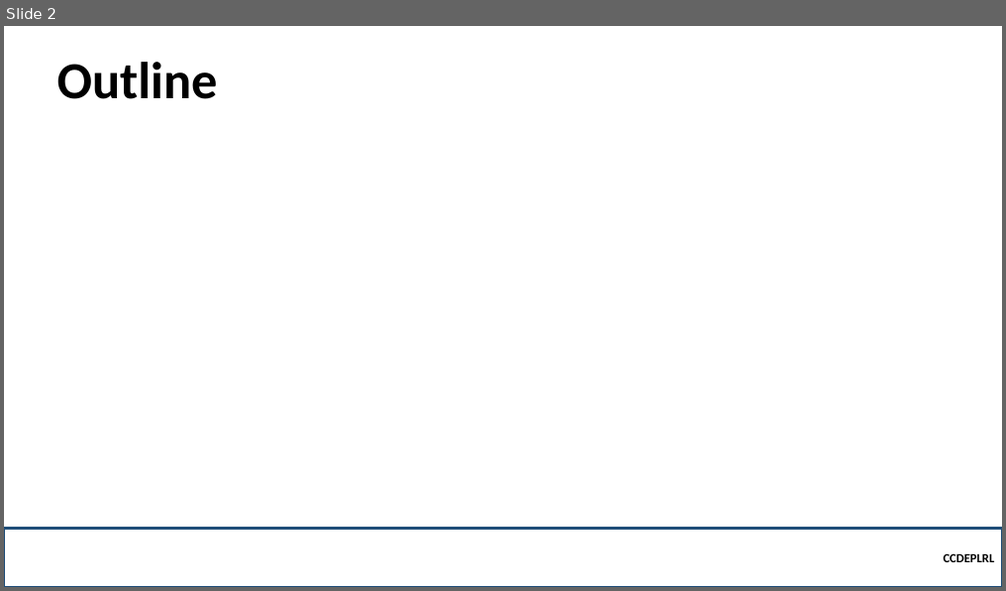
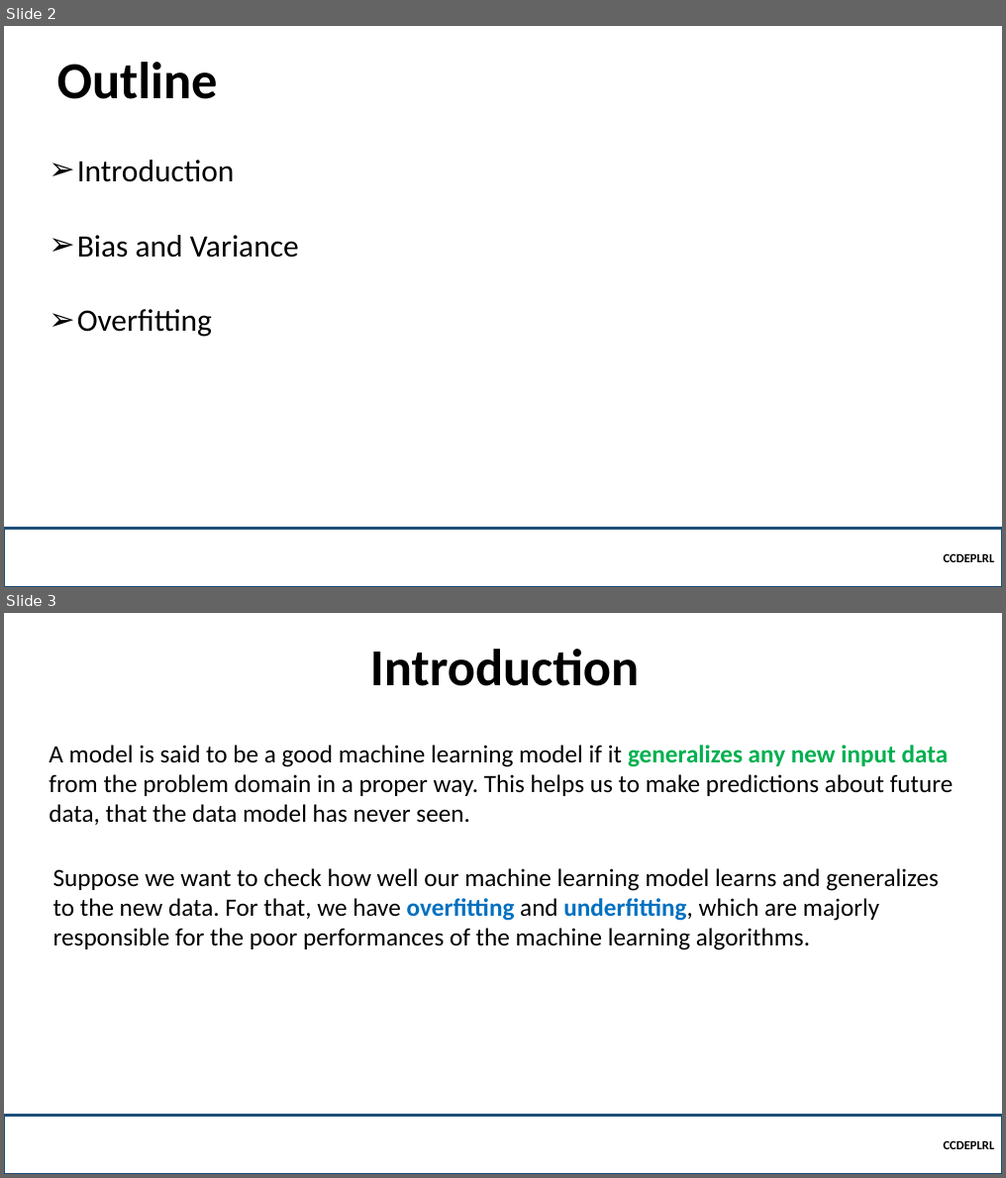
Before and after one commit to robitussin/CCDEPLRL, a slide deck: Week 3 - Neural Networks in Practice/Overfitting.pptx. Shown one above the other, each under a label of ours: slide 2 before the commit, slides 2 and 3 after it. The pictures are 1006x591 and 1006x1178 pixels, drawn with LibreOffice and Linux fonts; fonts in the diff are those of the drawing; background and template pictures are left out. Boxes give left, top, right and bottom in pixels: in the first picture for what was removed or moved away, otherwise in the second. Text is boxed around its words. In the diff, an @@ line names an element or a change of style, - is before the commit and + after.

Commit message:
added mini batch and overfitting

```diff
--- a/Week 3 - Neural Networks in Practice/Overfitting.pptx
+++ b/Week 3 - Neural Networks in Practice/Overfitting.pptx
@@ slide 3 added at (x1=4, y1=613, x2=1002, y2=1174), background picture (left out) @@
@@ title added at (x1=370, y1=649, x2=639, y2=686), 50 pt, text #000000, bold @@
+Introduction
@@ text added at (x1=49, y1=745, x2=953, y2=825), 24 pt, text #000000 @@
+A model is said to be a good machine learning model if it generalizes any new input data from the problem domain in a proper way. This helps us to make predictions about future data, that the data model has never seen.
@@ text added at (x1=54, y1=868, x2=939, y2=951), 24 pt, text #000000 @@
+Suppose we want to check how well our machine learning model learns and generalizes to the new data. For that, we have overfitting and underfitting, which are majorly responsible for the poor performances of the machine learning algorithms.
@@ rectangle added at (x1=4, y1=1115, x2=1002, y2=1174), outline #1F4E79 2.25 pt, 12 pt, text #000000, bold @@
+CCDEPLRL
@@ slide 2 changed as well @@
@@ text added at (x1=77, y1=160, x2=299, y2=337), 30 pt, text #000000 @@
+➢ Introduction
+➢ Bias and Variance
+➢ Overfitting
```
Also in this commit, not shown: 1 other slide changed, 8 other slides added, 2 other files.
